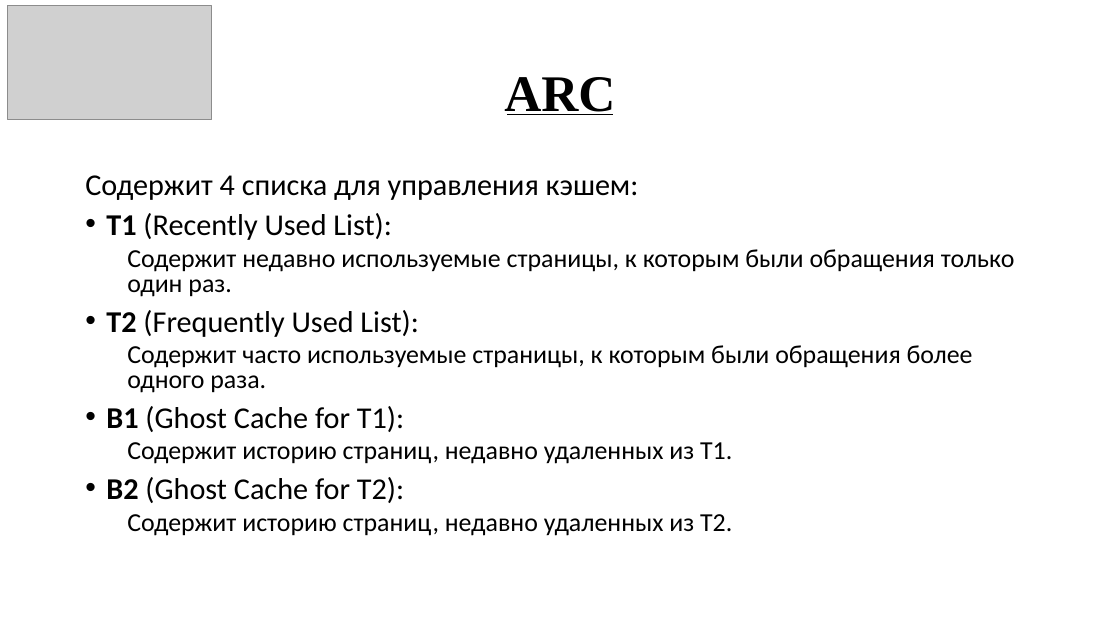
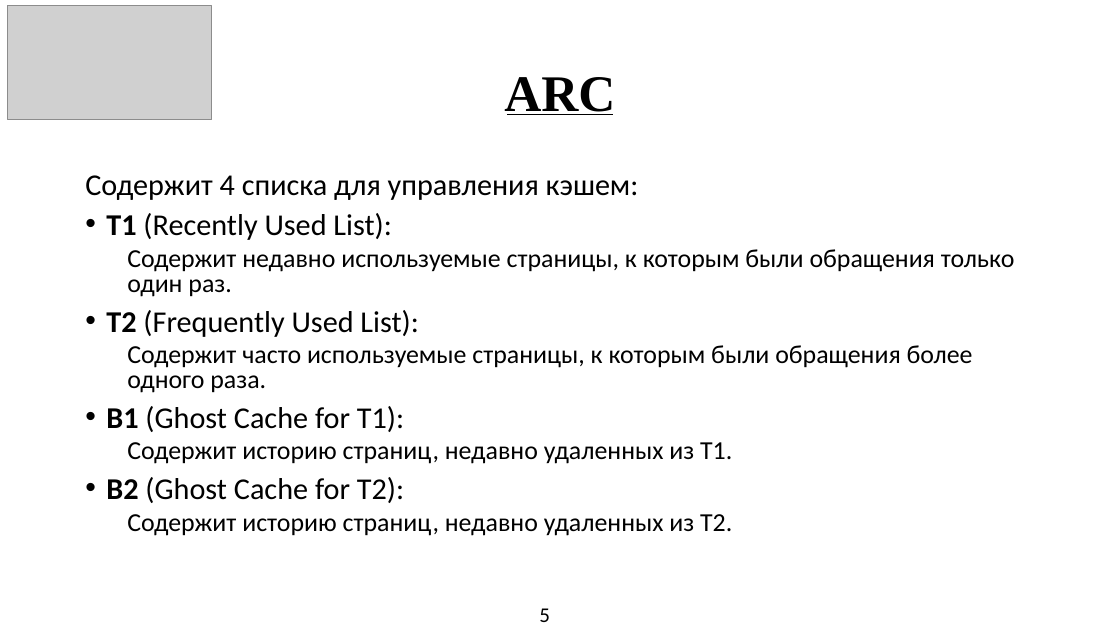
Before and after one commit to Asterialka/Arc-Cash-General, a slide deck: slide 6 of Adaptive Replacement Cache Algorithm.pptx. Drawn at 1120x630 pixels with LibreOffice and Linux fonts; fonts in the diff are those of the drawing; grey boxes stand for pictures. Boxes give left, top, right and bottom in pixels: in the first picture for what was removed or moved away, otherwise in the second. Text is boxed around its words. In the diff, an @@ line names an element or a change of style, - is before the commit and + after.

```diff
--- a/Adaptive Replacement Cache Algorithm.pptx
+++ b/Adaptive Replacement Cache Algorithm.pptx
@@ text added at [539, 608, 550, 622], 18 pt, text #000000 @@
+5
```
Also in this commit, not shown: 6 other slides changed, 4 slides added, 1 slide removed.
